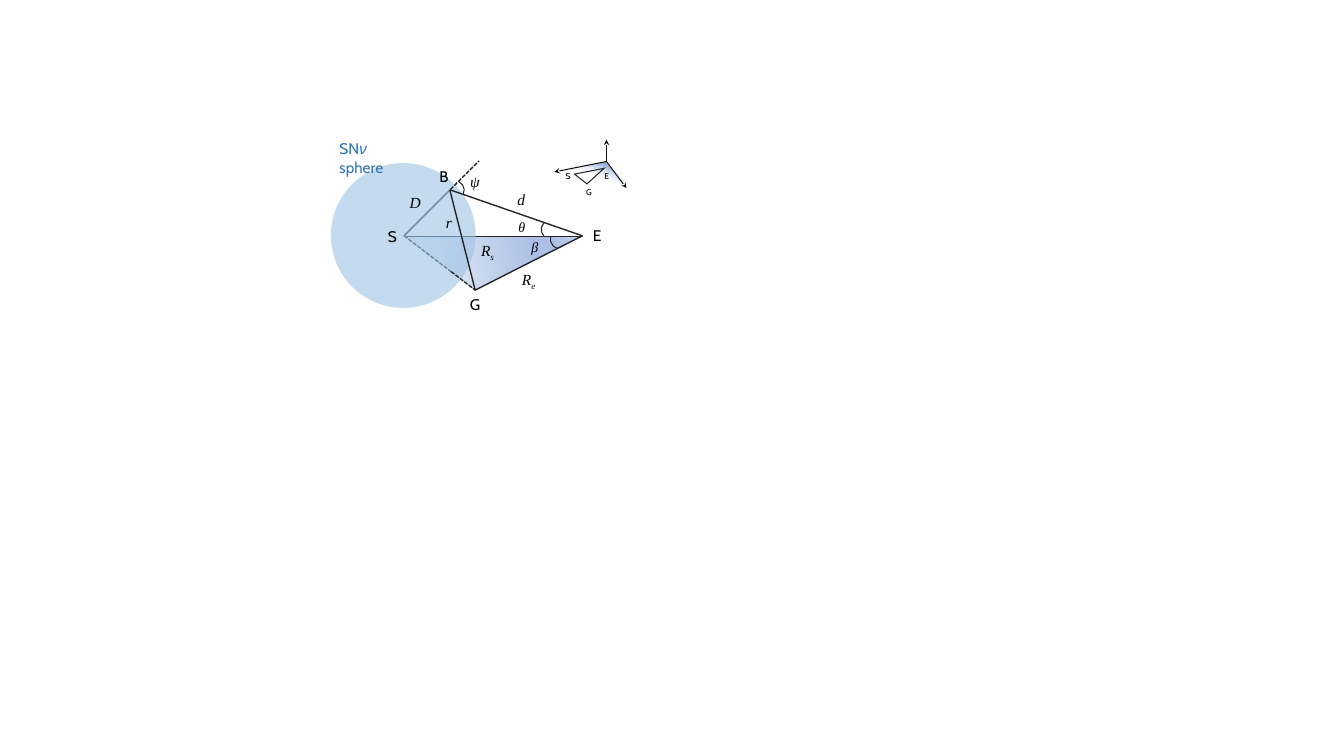
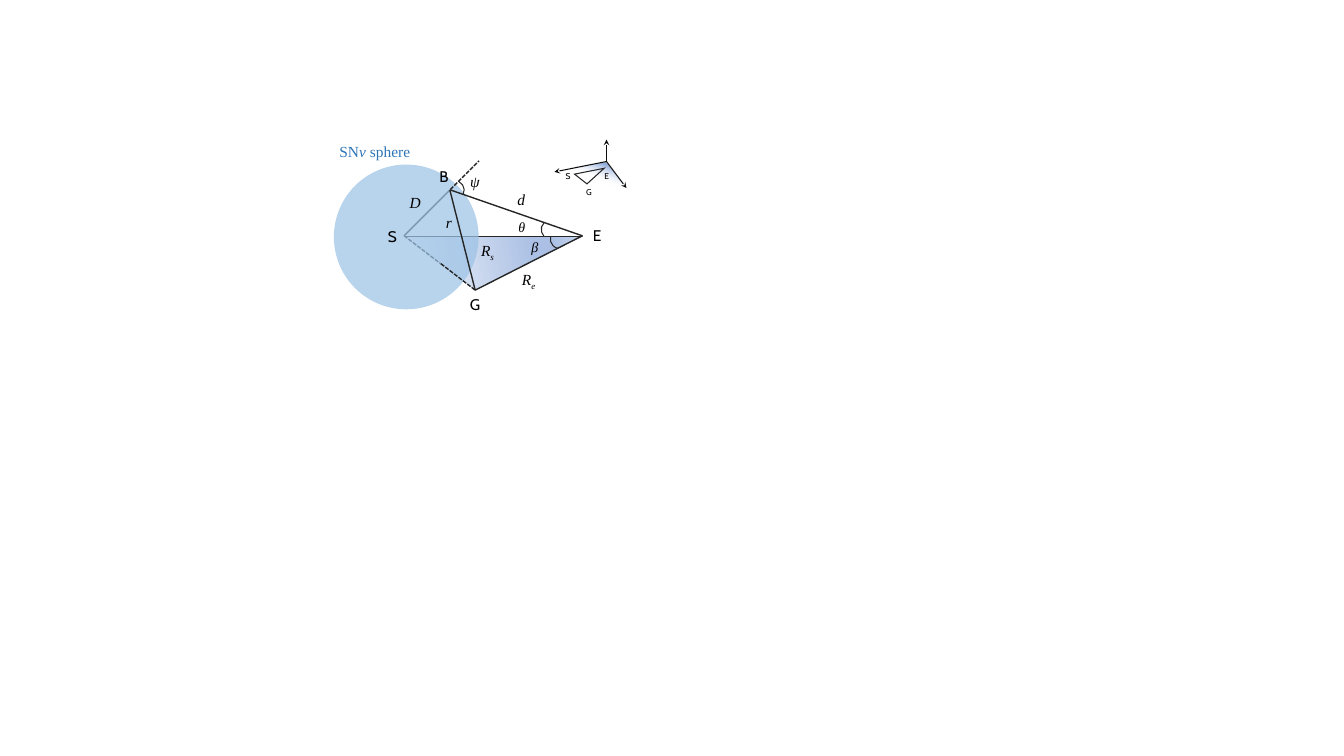
Before and after one commit to yenhsunlin/SNnuBDM2, a slide deck: slide 3 of doc/scheme.pptx. Drawn at 1344x756 pixels with LibreOffice and Linux fonts; fonts in the diff are those of the drawing. Boxes give left, top, right and bottom in pixels: in the first picture for what was removed or moved away, otherwise in the second. Text is boxed around its words. In the diff, an @@ line names an element or a change of style, - is before the commit and + after.

```diff
--- a/doc/scheme.pptx
+++ b/doc/scheme.pptx
@@ text "SNν sphere" at (339, 146, 410, 161): font Cabin to Times New Roman @@
@@ ellipse at (334, 164, 479, 310): fill #9DC3E6 at 61% opacity to #9DC3E6 at 72% opacity @@
@@ line moved from (404, 236) - (452, 272) to (404, 236) - (442, 264) @@
@@ line moved from (452, 271) - (475, 290) to (441, 264) - (475, 290) @@
```
Also in this commit, not shown: 4 other files.
